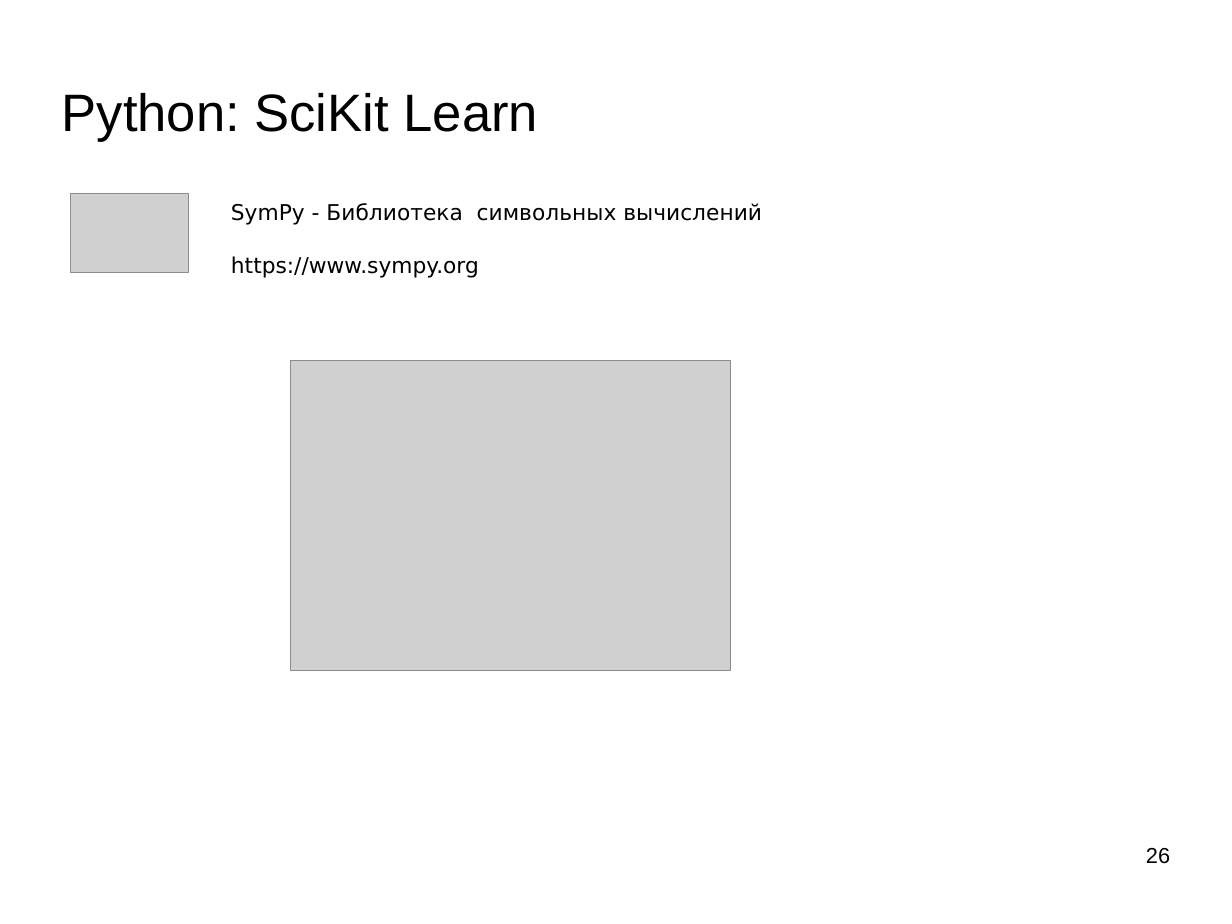
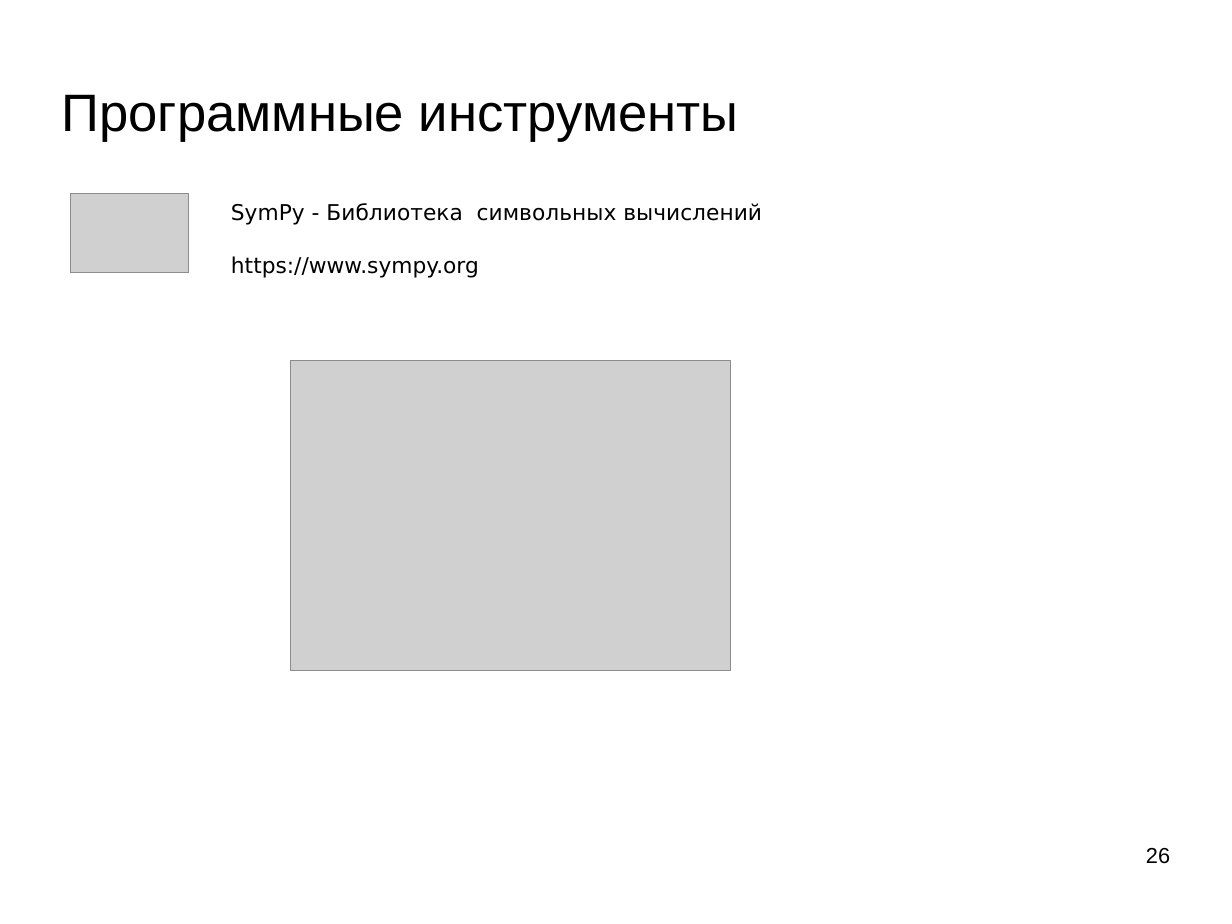
Before and after one commit to mechanoid5/ml_lectorium_2026_I, a slide deck: slide 26 of 04-eda.odp. Drawn at 1232x924 pixels with LibreOffice and Linux fonts; fonts in the diff are those of the drawing; grey boxes stand for pictures; background and template pictures are left out. Boxes give left, top, right and bottom in pixels: in the first picture for what was removed or moved away, otherwise in the second. Text is boxed around its words. In the diff, an @@ line names an element or a change of style, - is before the commit and + after.

```diff
--- a/04-eda.odp
+++ b/04-eda.odp
@@ title at (62,94,739,141): text changed @@
-Python: SciKit Learn
+Программные инструменты
```
Also in this commit, not shown: 13 other slides changed, 2 other files.
